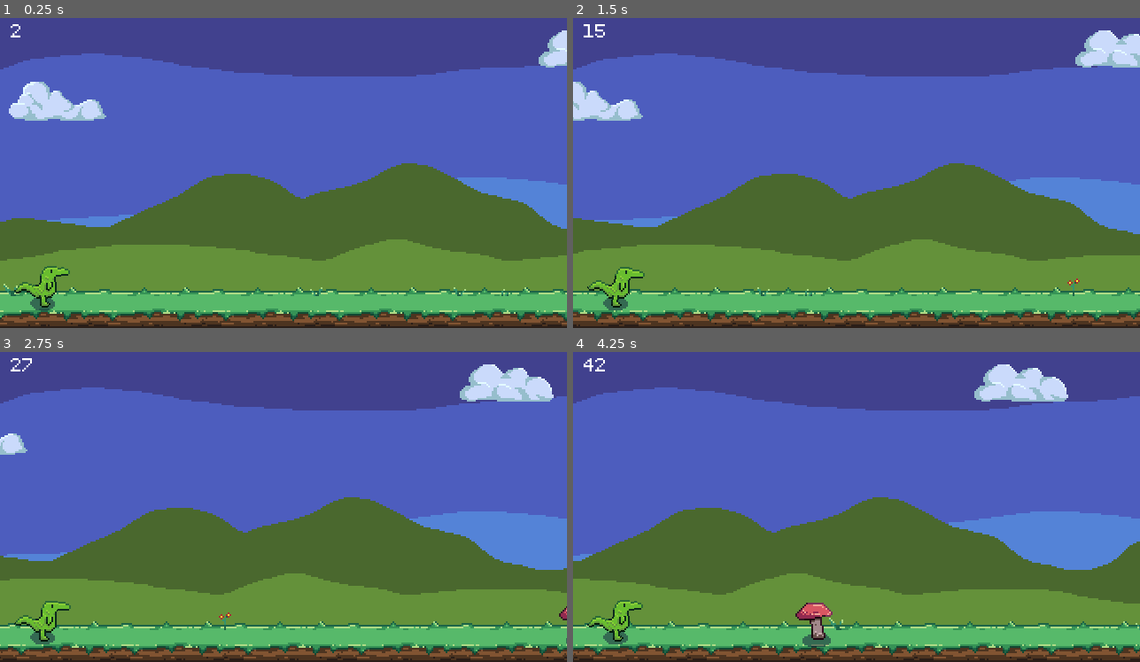
Above: before the commit, frames 1-4 (two rows, left to right).
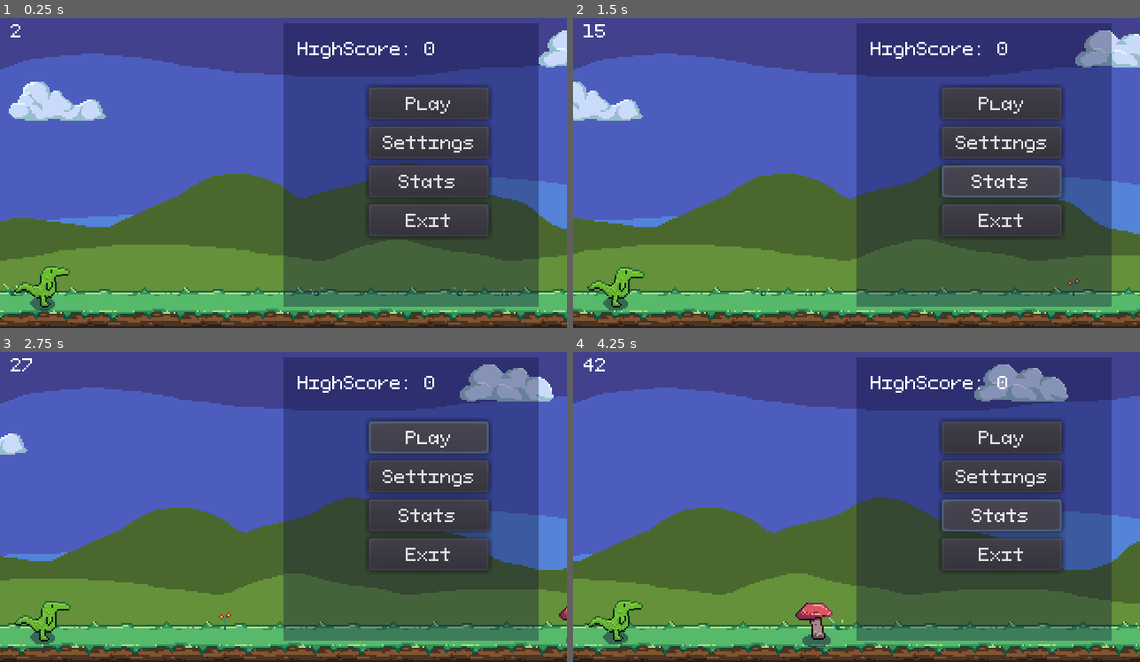
Above: after the commit, the same moments.

Repository: zMenta/DinosaurRun
Game: Godot game, scene res://main/Main.tscn
Two runs of this game, one before a commit and one after it. Both use one fixed random seed, a clock stepped at 60 frames per second and the inputs below.
Inputs (mouse positions are in pixels of both pictures, inside the frame that each line leads up to):
- Up to frame 1 (0.25 s): no input
- Up to frame 2 (1.5 s): click (1003, 142) at 0.5 s, where only the run after the commit has a clickable "Settings"; click (1003, 182) at 1.25 s, where only the run after the commit has a clickable "Stats"
- Up to frame 3 (2.75 s): click (430, 438) at 2 s, where only the run after the commit has a clickable "Play"
- Up to frame 4 (4.25 s): click (1003, 438) at 2.75 s, where only the run after the commit has a clickable "Play"; click (1003, 516) at 3.5 s, where only the run after the commit has a clickable "Stats"

The runs differ from the first frame. In frame 1, 41% of the frame differs, in the area x 50-95%, y 1-94%; in frame 2, 41%; in frame 3, 41%; in frame 4, 41%.

Commit message:
basic menu WIP

Diff:
--- /dev/null
+++ b/DinosaurRun/common/theme/main_theme.tres
@@ -0,0 +1,3 @@
+[gd_resource type="Theme" format=2]
+
+[resource]
--- a/DinosaurRun/main/Main.tscn
+++ b/DinosaurRun/main/Main.tscn
@@ -1,10 +1,11 @@
-[gd_scene load_steps=6 format=2]
+[gd_scene load_steps=7 format=2]
 
 [ext_resource path="res://scenes/world/map/Map.tscn" type="PackedScene" id=1]
 [ext_resource path="res://scenes/world/obstacles/ObstacleManager.tscn" type="PackedScene" id=2]
 [ext_resource path="res://main/Main.gd" type="Script" id=3]
 [ext_resource path="res://scenes/player/Player.tscn" type="PackedScene" id=4]
 [ext_resource path="res://scenes/interface/Interface.tscn" type="PackedScene" id=5]
+[ext_resource path="res://scenes/interface/menu/menu.tscn" type="PackedScene" id=6]
 
 [node name="Main" type="Node2D"]
 script = ExtResource( 3 )
@@ -26,6 +27,8 @@
 
 [node name="Interface" parent="." instance=ExtResource( 5 )]
 
+[node name="Menu" parent="." instance=ExtResource( 6 )]
+
 [connection signal="player_died" from="Player" to="." method="_on_Player_died"]
 [connection signal="timeout" from="SpeedIncreaseTimer" to="." method="_on_SpeedIncreaseTimer_timeout"]
 [connection signal="timeout" from="PointTimer" to="." method="_on_PointTimer_timeout"]
--- a/DinosaurRun/scenes/interface/menu/menu.tscn
+++ b/DinosaurRun/scenes/interface/menu/menu.tscn
@@ -1,17 +1,59 @@
-[gd_scene format=2]
+[gd_scene load_steps=2 format=2]
+
+[ext_resource path="res://common/theme/main_theme.tres" type="Theme" id=1]
 
 [node name="Menu" type="Control"]
 anchor_right = 1.0
 anchor_bottom = 1.0
 
 [node name="ColorRect" type="ColorRect" parent="."]
-margin_left = 163.0
-margin_top = 66.0
-margin_right = 203.0
-margin_bottom = 106.0
-color = Color( 0.152941, 0.188235, 0.262745, 0.607843 )
+margin_left = 160.0
+margin_top = 8.0
+margin_right = 304.0
+margin_bottom = 168.0
+color = Color( 0.0470588, 0.054902, 0.223529, 0.352941 )
 
-[node name="PanelContainer" type="PanelContainer" parent="."]
-modulate = Color( 0.52549, 0.52549, 0.52549, 0.278431 )
-margin_right = 157.0
-margin_bottom = 131.0
+[node name="Label" type="Label" parent="ColorRect"]
+margin_left = 8.0
+margin_top = 8.0
+margin_right = 78.0
+margin_bottom = 21.0
+text = "HighScore: 0"
+
+[node name="VBoxContainer" type="VBoxContainer" parent="ColorRect"]
+anchor_left = 0.5
+anchor_right = 0.5
+anchor_bottom = 1.0
+margin_left = -24.0
+margin_top = 8.0
+margin_right = 44.0
+margin_bottom = -12.0
+alignment = 1
+
+[node name="Button" type="Button" parent="ColorRect/VBoxContainer"]
+margin_top = 26.0
+margin_right = 68.0
+margin_bottom = 45.0
+theme = ExtResource( 1 )
+text = "Play"
+
+[node name="Button2" type="Button" parent="ColorRect/VBoxContainer"]
+margin_top = 49.0
+margin_right = 68.0
+margin_bottom = 68.0
+theme = ExtResource( 1 )
+text = "Settings"
+
+[node name="Button3" type="Button" parent="ColorRect/VBoxContainer"]
+margin_top = 72.0
+margin_right = 68.0
+margin_bottom = 91.0
+theme = ExtResource( 1 )
+text = "Stats"
+
+[node name="Button4" type="Button" parent="ColorRect/VBoxContainer"]
+margin_top = 95.0
+margin_right = 68.0
+margin_bottom = 114.0
+theme = ExtResource( 1 )
+text = "Exit"
